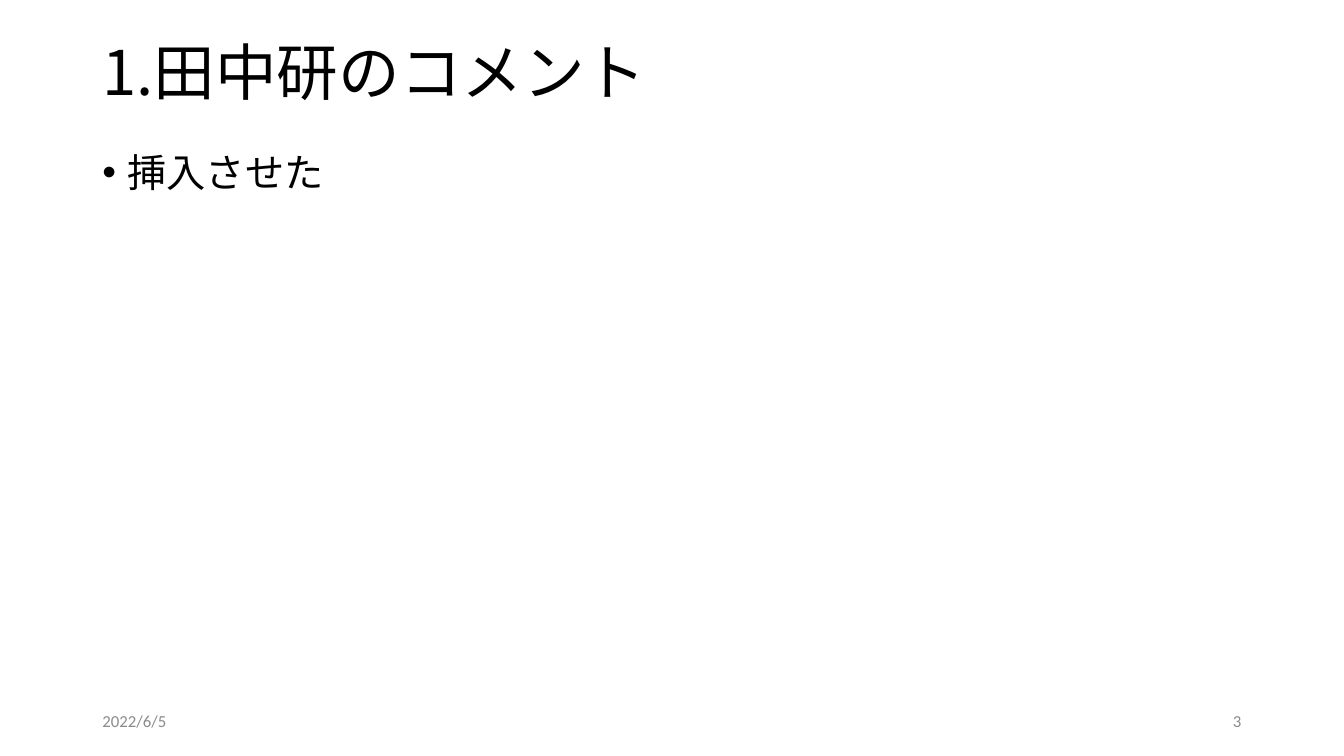
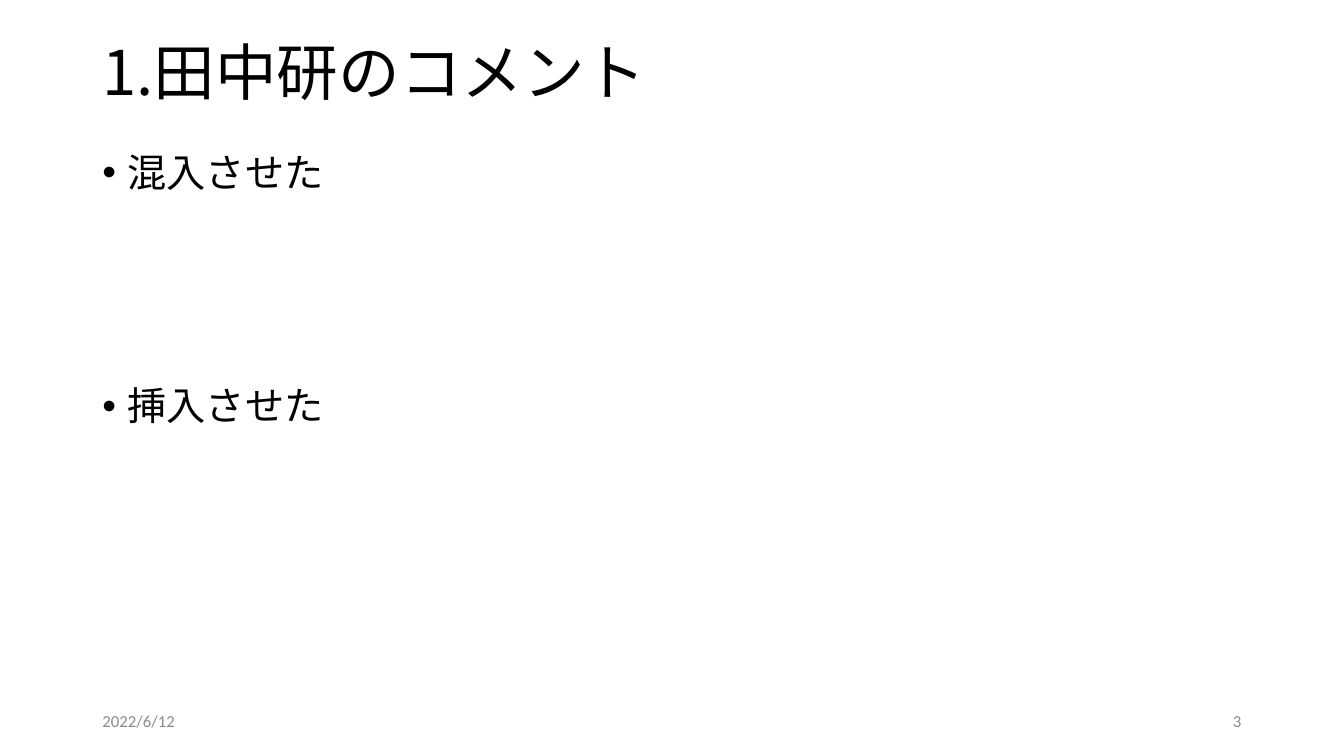
Before and after one commit to motoo1789/PowerPoint-Passive-voice, a slide deck: slide 3 of pptx/sample.pptx. Drawn at 1344x756 pixels with LibreOffice and Linux fonts; fonts in the diff are those of the drawing. Boxes give left, top, right and bottom in pixels: in the first picture for what was removed or moved away, otherwise in the second. Text is boxed around its words. In the diff, an @@ line names an element or a change of style, - is before the commit and + after.

```diff
--- a/pptx/sample.pptx
+++ b/pptx/sample.pptx
@@ text at (x1=128, y1=154, x2=324, y2=190): text changed @@
-• 挿入させた
+• 混入させた
@@ text added at (x1=128, y1=387, x2=324, y2=423), 28 pt, text #000000 @@
+• 挿入させた
@@ text at (x1=102, y1=715, x2=174, y2=728): text changed @@
-2022/6/5
+2022/6/12
```
Also in this commit, not shown: 2 other slides changed, 6 other files.
